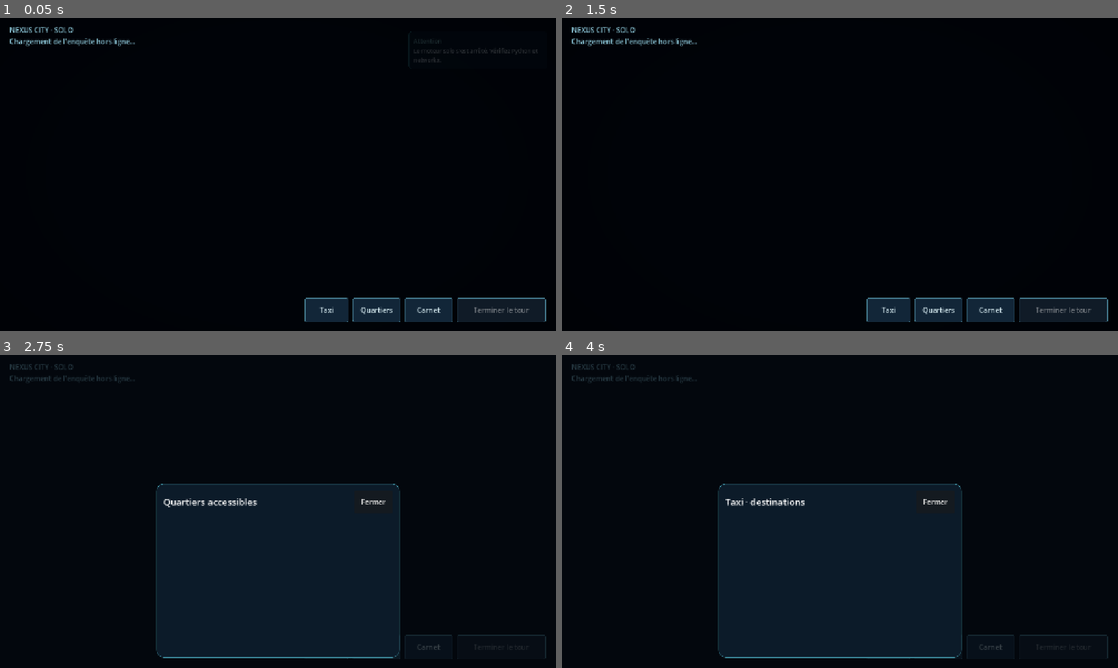
Above: before the commit, frames 1-4 (two rows, left to right).
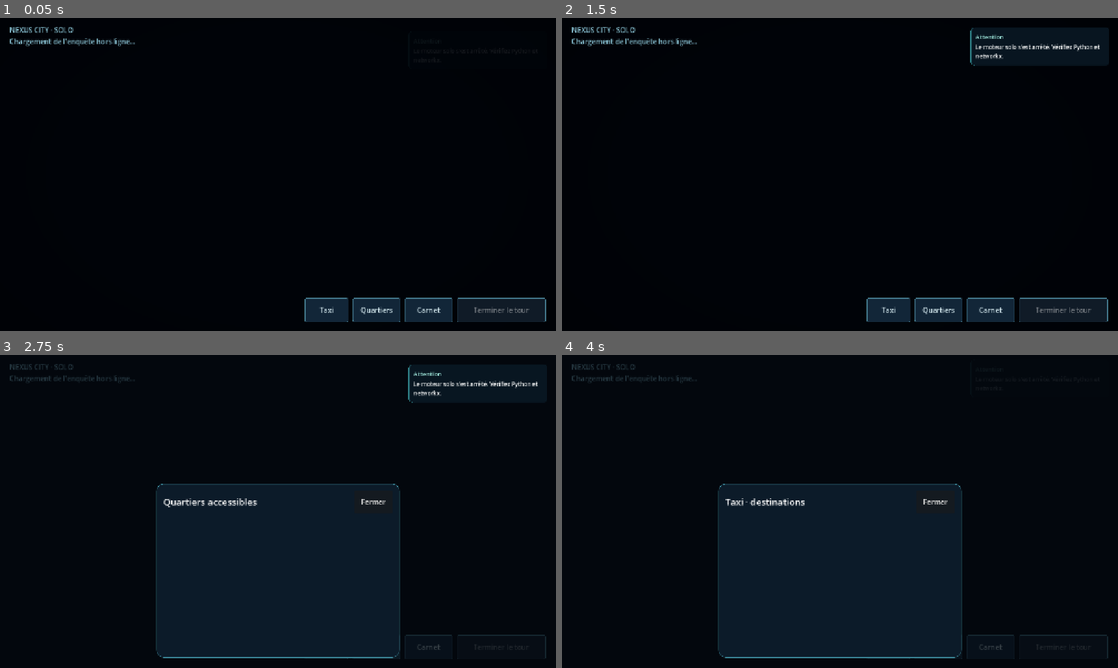
Above: after the commit, the same moments.

Repository: kerighan/modular_murders
Game: Godot game, scene res://main.tscn
Same seed, same stepped clock (60 frames per second), same inputs: the game is played once before the commit and once after it.
Inputs:
- Up to frame 1 (0.05 s): no input
- Up to frame 2 (1.5 s): click "Taxi" at 0.5 s; click "Fermer" at 1.25 s
- Up to frame 3 (2.75 s): click "Quartiers" at 2 s
- Up to frame 4 (4 s): click "Carnet" at 2.75 s; click "Taxi" at 3.5 s

The runs differ from the first frame. In frame 2, 2.8% of the frame differs, in the area x 73-99%, y 3-16%; in frame 3, 0.4%; in frame 4, less than 0.1%.

Commit message:
Turn-start headlines as queued toasts; fix the toast that vanished in 0.7 s (build 38)
- Engine: `pending_actions()` (requirements met, time not come) and `event_text`;
  `play(("end",))` returns one 📰 line per action that just became possible
  (coroner's report, lab results, witness/keeper back on shift) plus the
  employee who answered the venue's call. `play` returns a list of lines.
- Client: `case_toasts.gd` queues notes and shows them one after another,
  titled "Tour n". Fixed the pre-existing tween bug (set_parallel after chain
  merged the fade-out into the hold) that made every toast disappear at once.
- Native smoke `tests/turn_toasts_smoke.gd`, adapter test for the headlines.

Co-Authored-By: Claude Fable 5.1 <noreply@anthropic.com>

Diff:
--- a/godot/case_toasts.gd
+++ b/godot/case_toasts.gd
@@ -1,5 +1,6 @@
 extends Control
-## One concise, non-interactive floating note; no stack covering the dialogue.
+## Concise, non-interactive floating notes, shown one after another; never a stack covering the dialogue.
+var queue := []  # [heading, body] waiting their turn
 var card: PanelContainer
 var title: Label
 var detail: Label
@@ -40,6 +41,24 @@
 	card.visible = false
 
 func note(heading: String, body: String = "") -> void:
+	if card.visible:
+		queue.append([heading, body])
+		return
+	_show(heading, body)
+
+func clear() -> void:
+	queue.clear()
+	if is_instance_valid(tween):
+		tween.kill()
+	card.hide()
+
+func _next() -> void:
+	card.hide()
+	if not queue.is_empty():
+		var row: Array = queue.pop_front()
+		_show(row[0], row[1])
+
+func _show(heading: String, body: String) -> void:
 	if is_instance_valid(tween):
 		tween.kill()
 	title.text = heading
@@ -48,17 +67,13 @@
 	card.visible = true
 	card.modulate.a = 0
 	card.offset_top = 32
-	tween = create_tween()
-	tween.set_parallel(true)
+	# Physics steps: a frame stalled by the engine's Python call cannot swallow the whole note.
+	# Parallel by default; chain() opens each new step (set_parallel() after chain() would
+	# merge the fade-out into the hold, and the note vanished after 0.7 s).
+	tween = create_tween().set_process_mode(Tween.TWEEN_PROCESS_PHYSICS).set_parallel(true)
 	tween.tween_property(card, "modulate:a", 1.0, 0.2)
 	tween.tween_property(card, "offset_top", 22.0, 0.25)
-	tween.chain().tween_interval(3.3)
-	tween.chain().set_parallel(true)
-	tween.tween_property(card, "modulate:a", 0.0, 0.45)
+	tween.chain().tween_interval(2.6 if not queue.is_empty() else 3.3)
+	tween.chain().tween_property(card, "modulate:a", 0.0, 0.45)
 	tween.tween_property(card, "offset_top", 10.0, 0.45)
-	tween.chain().tween_callback(card.hide)
-
-func clear() -> void:
-	if is_instance_valid(tween):
-		tween.kill()
-	card.hide()
+	tween.chain().tween_callback(_next)
--- a/godot/main.gd
+++ b/godot/main.gd
@@ -531,7 +531,9 @@
 	elif not pending_events.is_empty():
 		if action_context in ["move", "walk", "end", "", "equip"]:
 			for line in pending_events:
-				if str(line).begins_with("🔔") or str(line).begins_with("📰") or "porte résiste" in str(line):
+				if str(line).begins_with("📰"):
+					case_toasts.note("Tour %d" % (int(view["tick"]) + 1), str(line).trim_prefix("📰 "))
+				elif str(line).begins_with("🔔") or "porte résiste" in str(line):
 					case_toasts.note("Information", str(line))
 		else:
 			dialogue.show_result(pending_events, view["player"])
--- /dev/null
+++ b/godot/tests/turn_toasts_smoke.gd
@@ -0,0 +1,38 @@
+extends "res://tests/causal_guidance_smoke.gd"
+# Turn-start headlines queue in the top-right card: the coroner's report, one after the other.
+
+func _run() -> void:
+	for arg in OS.get_cmdline_user_args():
+		if arg.begins_with("--capture-suffix="):
+			suffix = arg.trim_prefix("--capture-suffix=")
+	client = load("res://main.tscn").instantiate()
+	root.add_child(client)
+	for i in 500:
+		if client.view.has("setup"):
+			break
+		await create_timer(0.025).timeout
+	_check(client.view.has("setup"), "Fresh setup required")
+	client.chosen = ["search", "rapport"]
+	client.start_choice = client.view.setup.default_start
+	client._start_game()
+	await _settle()
+	client.dialogue.hide()
+	await _act(["investigate", "inspect_scene"])
+	client.dialogue.hide()
+	await _act(["investigate", "request_exam"])
+	client.dialogue.hide()
+	var shown := false
+	for i in 4:
+		await _act(["end"])
+		await create_timer(0.4).timeout
+		if client.case_toasts.card.visible and client.case_toasts.detail.text.begins_with("Le légiste a terminé"):
+			shown = true
+			await _capture("turn-toast")
+			_check(client.case_toasts.card.modulate.a > 0.9, "The note must still be fully visible after a second")
+			break
+	_check(shown, "The coroner's report must be announced at turn start")
+	_check(client.case_toasts.title.text.begins_with("Tour "), "Headline titled by turn")
+	client.case_toasts.note("Tour 9", "Deuxième note")
+	_check(client.case_toasts.queue.size() == 1, "A second note waits its turn instead of overwriting")
+	print("Turn toasts smoke OK")
+	quit(0)
Not shown, changed: README.md
Not shown, changed: causal_game.py
Not shown, changed: godot/HANDOFF.md
Not shown, changed: godot/android-solo/README.md
Not shown, changed: godot/android-solo/app/build.gradle
Not shown, changed: tests/test_causal_game.py
